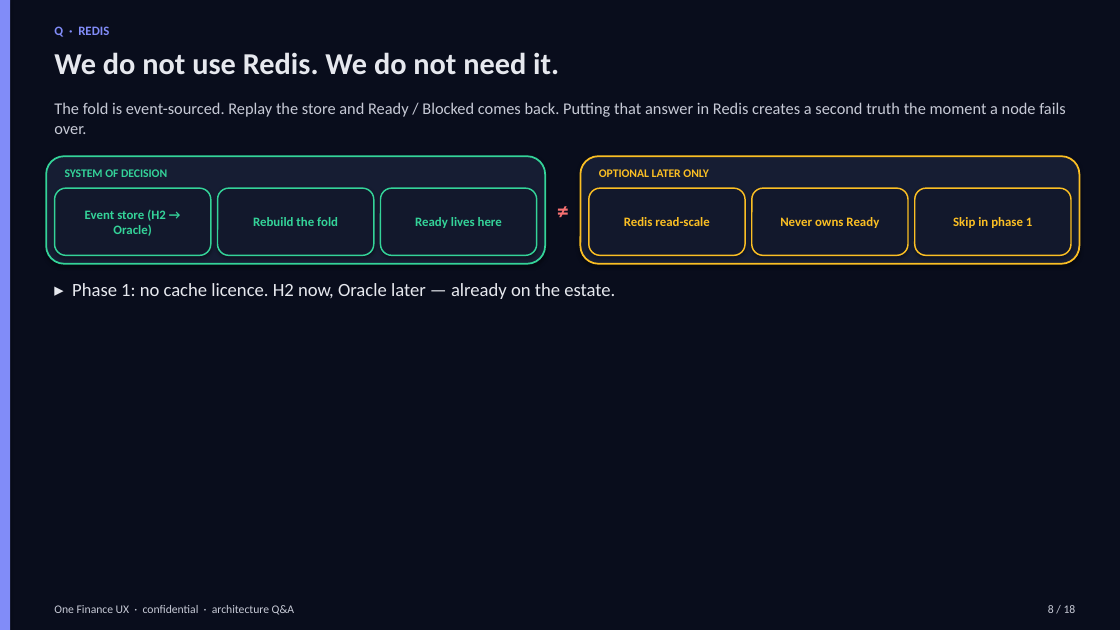
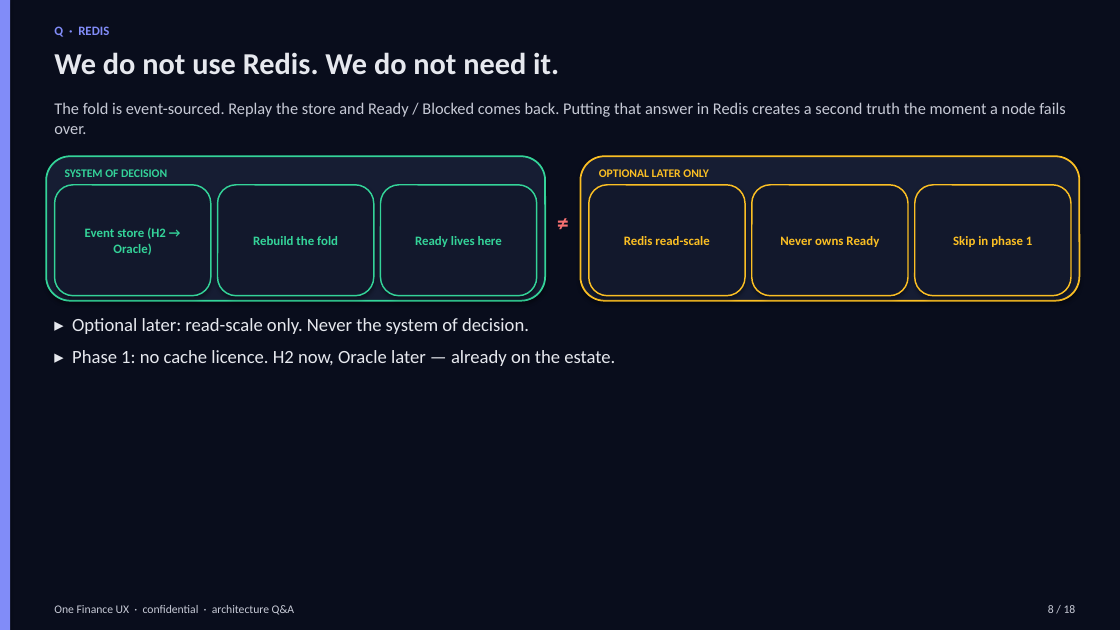
Before and after one commit to praveen2025work/onefinuxdemo, a slide deck: slide 8 of docs/design/arch-qa-deck.pptx. Drawn at 1120x630 pixels with LibreOffice and Linux fonts; fonts in the diff are those of the drawing. Boxes give left, top, right and bottom in pixels: in the first picture for what was removed or moved away, otherwise in the second. Text is boxed around its words. In the diff, an @@ line names an element or a change of style, - is before the commit and + after.

```diff
--- a/docs/design/arch-qa-deck.pptx
+++ b/docs/design/arch-qa-deck.pptx
@@ rounded rectangle resized from (x1=46, y1=156, x2=545, y2=264) to (x1=46, y1=156, x2=545, y2=301) @@
@@ rounded rectangle resized from (x1=581, y1=156, x2=1080, y2=264) to (x1=581, y1=156, x2=1080, y2=301) @@
@@ rounded rectangle "Event store (H2 → Oracle)" resized from (x1=55, y1=188, x2=211, y2=255) to (x1=55, y1=185, x2=211, y2=296) @@
@@ rounded rectangle "Rebuild the fold" resized from (x1=218, y1=188, x2=374, y2=255) to (x1=218, y1=185, x2=374, y2=296) @@
@@ rounded rectangle "Ready lives here" resized from (x1=381, y1=188, x2=537, y2=255) to (x1=381, y1=185, x2=537, y2=296) @@
@@ text "≠" moved from (x1=545, y1=192, x2=581, y2=226) to (x1=545, y1=204, x2=581, y2=238) @@
@@ rounded rectangle "Redis read-scale" resized from (x1=589, y1=188, x2=745, y2=255) to (x1=589, y1=185, x2=745, y2=296) @@
@@ rounded rectangle "Never owns Ready" resized from (x1=752, y1=188, x2=908, y2=255) to (x1=752, y1=185, x2=908, y2=296) @@
@@ rounded rectangle "Skip in phase 1" resized from (x1=915, y1=188, x2=1071, y2=255) to (x1=915, y1=185, x2=1071, y2=296) @@
@@ text "▸ Optional later: read-scale only. ..." moved from (x1=72, y1=283, x2=615, y2=299) to (x1=72, y1=318, x2=615, y2=366) @@
@@ text at (x1=72, y1=318, x2=529, y2=334): paragraph added @@
+▸ Optional later: read-scale only. Never the system of decision.
```
Also in this commit, not shown: 9 other slides changed, 2 other files.
